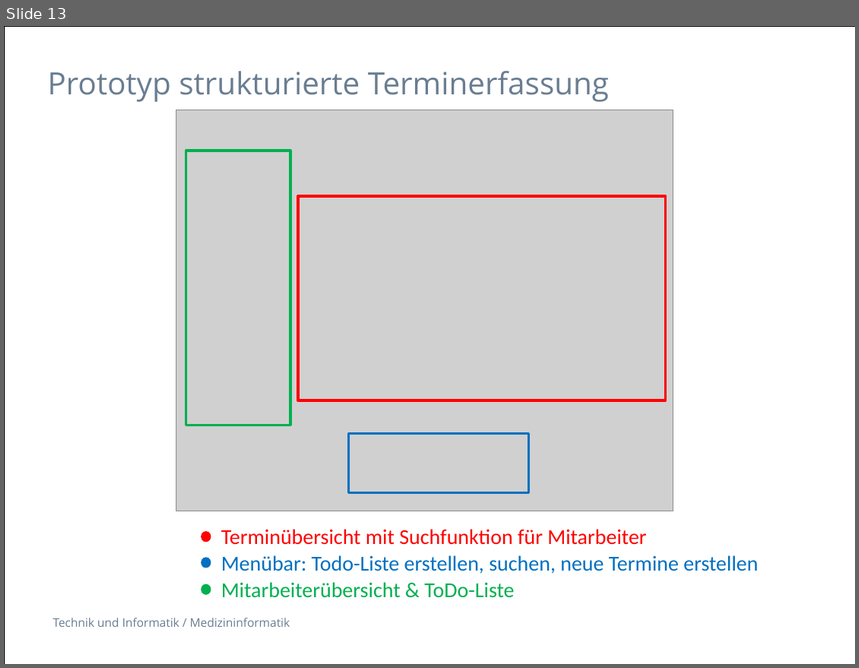
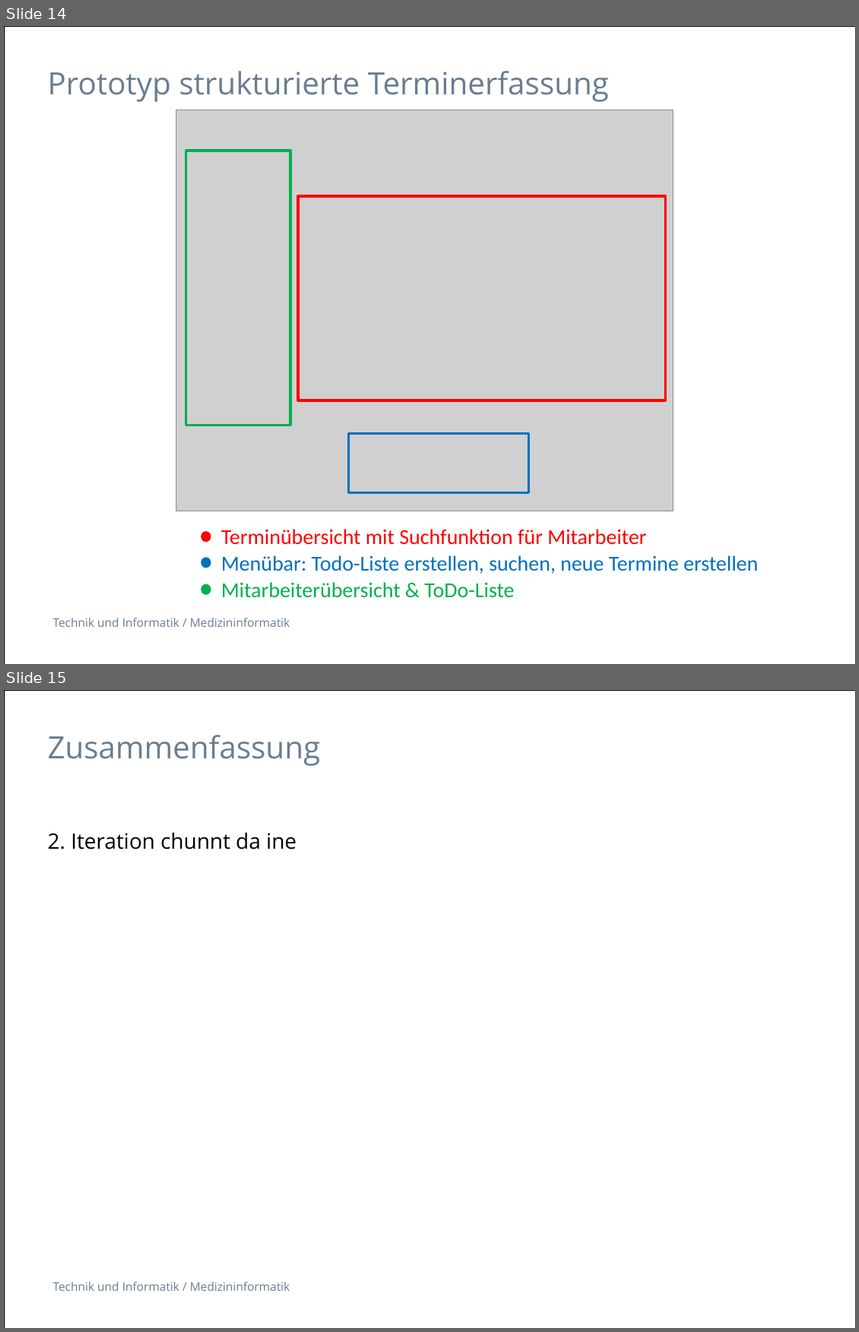
Before and after one commit to selvs1/ePsyDoc, a slide deck: doc/task-01/Präsentation/Task1_Doctor_Addiction.pptx. Shown one above the other, each under a label of ours: slide 13 before the commit, slides 14 and 15 after it. The pictures are 859x668 and 859x1332 pixels, drawn with LibreOffice and Linux fonts; fonts in the diff are those of the drawing; grey boxes stand for pictures. Boxes give left, top, right and bottom in pixels: in the first picture for what was removed or moved away, otherwise in the second. Text is boxed around its words. In the diff, an @@ line names an element or a change of style, - is before the commit and + after.

Commit message:
Update Präsi
Vik - müsstisch nurno 2. Iteration ine tue ungerem Punkt Zusammenfassung

```diff
--- a/doc/task-01/Präsentation/Task1_Doctor_Addiction.pptx
+++ b/doc/task-01/Präsentation/Task1_Doctor_Addiction.pptx
@@ slide 15 added at (4, 690, 855, 1328), background #FFFFFF; not listed: 2 template elements that a slide beside it also shows @@
@@ title added at (47, 735, 320, 766), 26 pt, text #697D91 @@
+Zusammenfassung
@@ text added at (47, 832, 297, 850), 18 pt, text #000000 @@
+2. Iteration chunnt da ine
@@ what was slide 13 is now slide 14 @@
```
Also in this commit, not shown: 1 slide changed, 3 other slides added, 2 slides removed, 2 other files.
